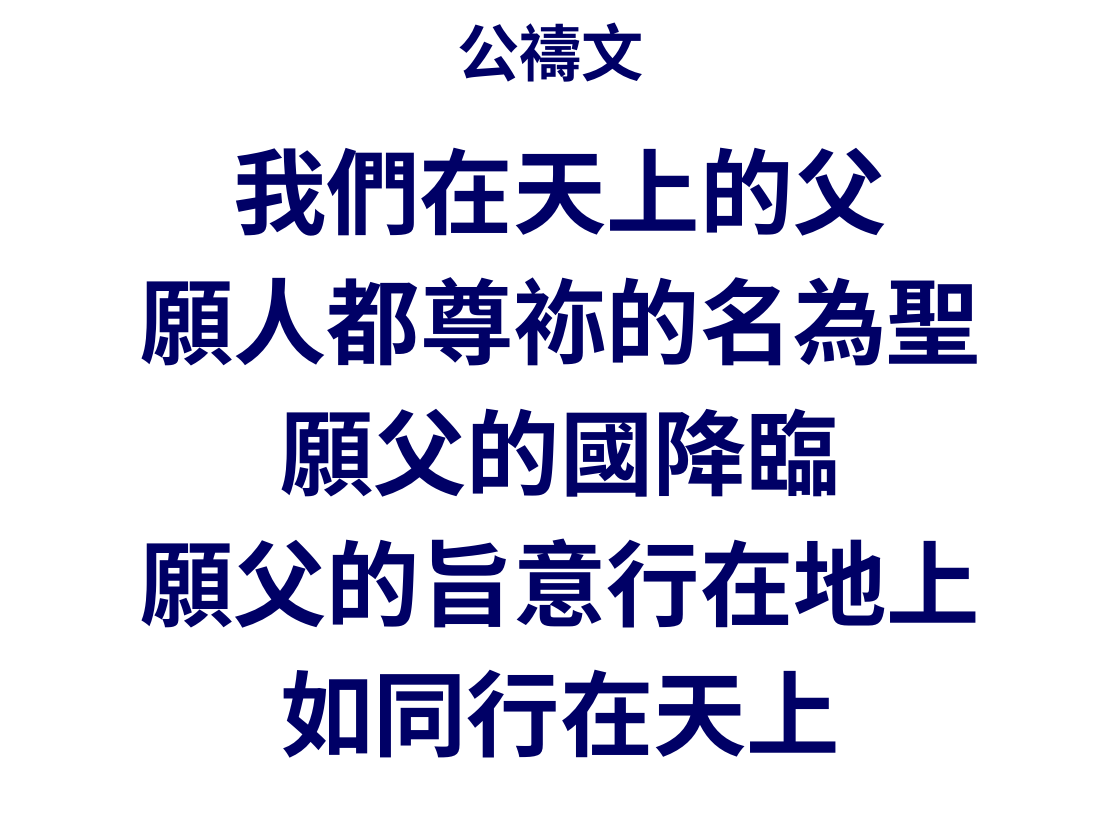
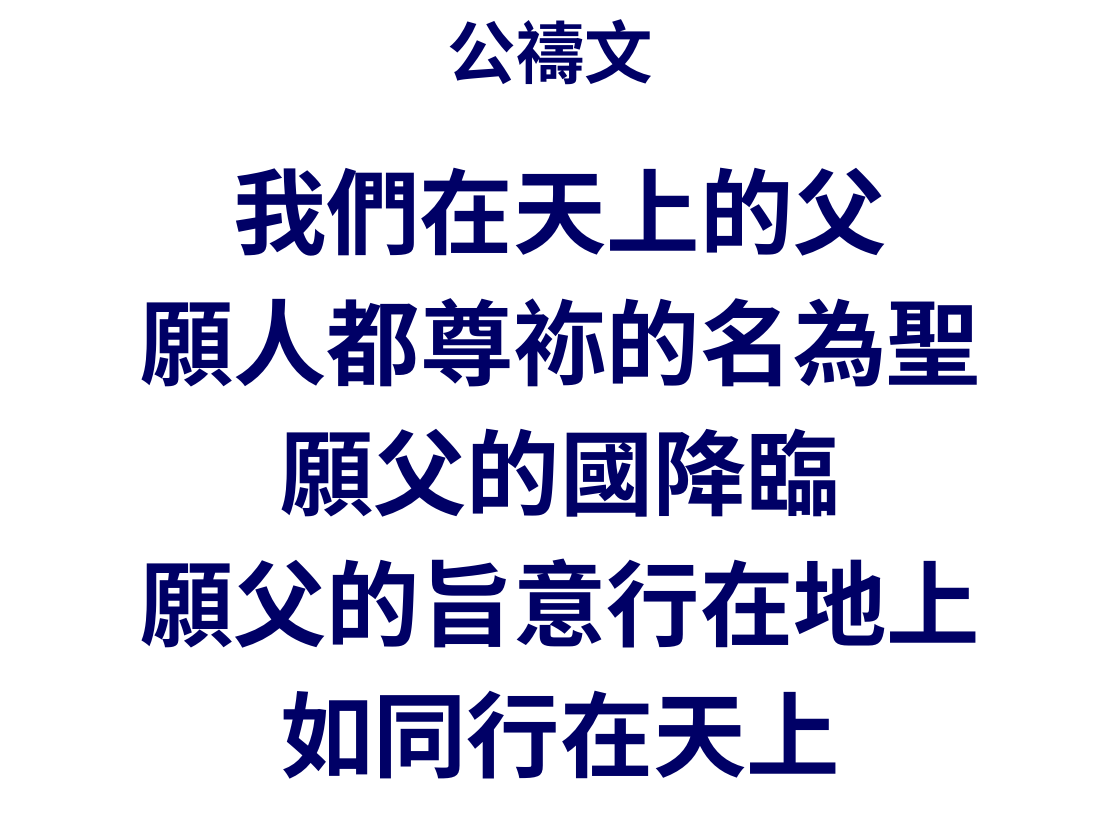
Before and after one commit to batisuoc/other-ppts, a slide deck: slide 18 of 崇拜流程.pptx. Drawn at 1120x840 pixels with LibreOffice and Linux fonts; fonts in the diff are those of the drawing; background and template pictures are left out. Boxes give left, top, right and bottom in pixels: in the first picture for what was removed or moved away, otherwise in the second. Text is boxed around its words. In the diff, an @@ line names an element or a change of style, - is before the commit and + after.

```diff
--- a/崇拜流程.pptx
+++ b/崇拜流程.pptx
@@ title "公禱文" at <box>448,19,653,85</box>: size 40 to 44 pt @@
@@ text "我們在天上的父": place and size @@
-text "我們在天上的父" at <box>140,147,980,758</box>
+text "我們在天上的父" at <box>140,167,980,779</box>
```
Also in this commit, not shown: 20 other slides changed, 7 other files.
